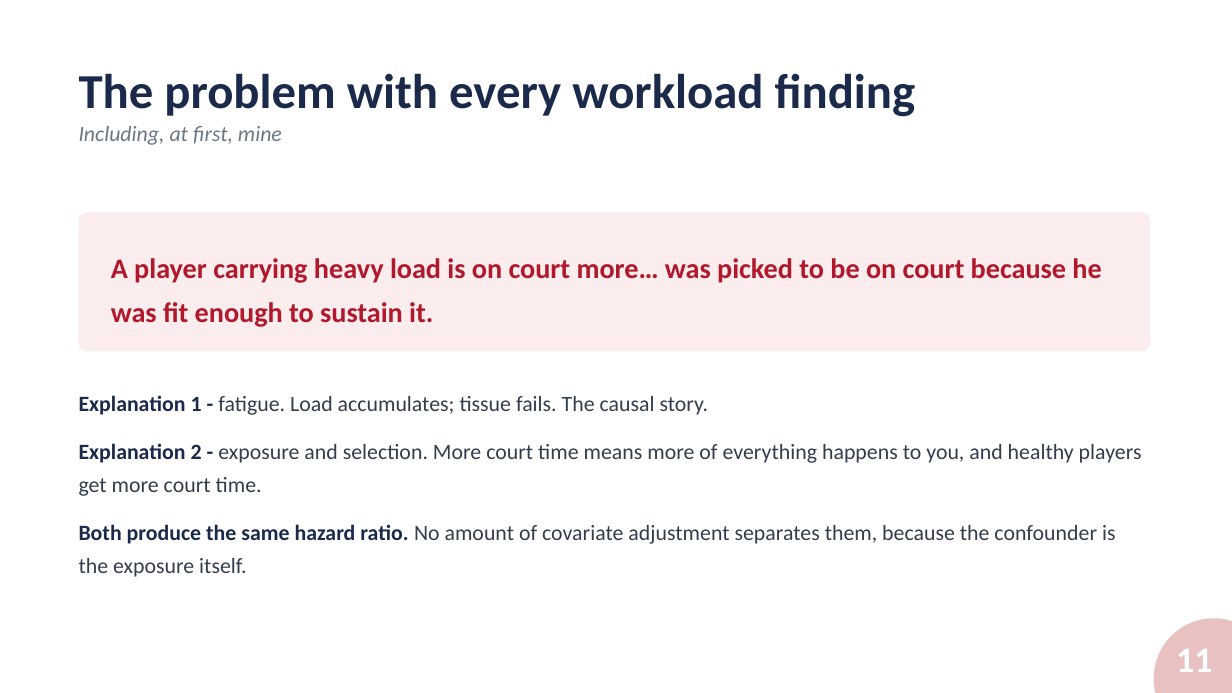
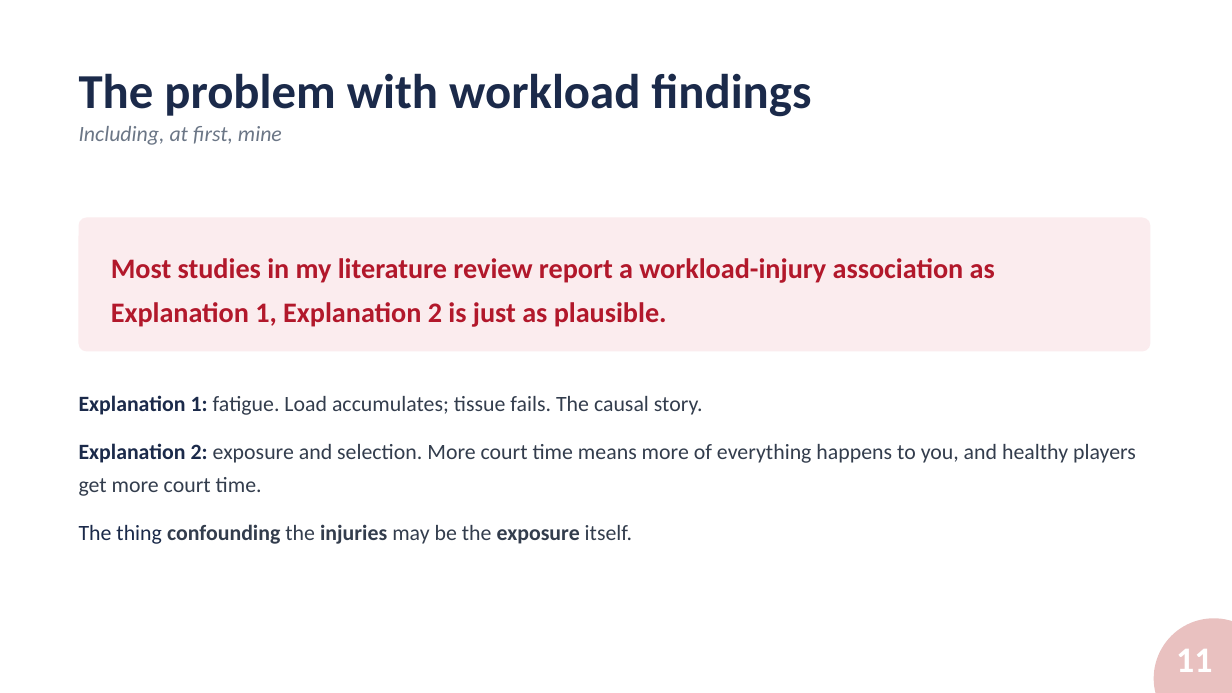
Before and after one commit to alexmartin360/Basketball-Workload-Injury-Risk-Profile, a slide deck: slide 11 of docs/SPB_Presentation_AlexMartin.pptx. Drawn at 1232x693 pixels with LibreOffice and Linux fonts; fonts in the diff are those of the drawing; background and template pictures are left out. Boxes give left, top, right and bottom in pixels: in the first picture for what was removed or moved away, otherwise in the second. Text is boxed around its words. In the diff, an @@ line names an element or a change of style, - is before the commit and + after.

```diff
--- a/docs/SPB_Presentation_AlexMartin.pptx
+++ b/docs/SPB_Presentation_AlexMartin.pptx
@@ text at [79,73,811,117]: text changed @@
-The problem with every workload finding
+The problem with workload findings
@@ rounded rectangle: place and size @@
-rounded rectangle at [79,213,1151,351]
+rounded rectangle at [79,217,1151,351]
@@ text at [111,258,995,327]: text changed @@
-A player carrying heavy load is on court more… was picked to be on court because he was fit enough to sustain it.
+Most studies in my literature review report a workload-injury association as Explanation 1, Explanation 2 is just as plausible.
@@ text at [79,395,1136,544]: text changed @@
-Explanation 1 - fatigue. Load accumulates; tissue fails. The causal story.
-Explanation 2 - exposure and selection. More court time means more of everything happens to you, and healthy players get more court time.
-Both produce the same hazard ratio. No amount of covariate adjustment separates them, because the confounder is the exposure itself.
+Explanation 1: fatigue. Load accumulates; tissue fails. The causal story.
+Explanation 2: exposure and selection. More court time means more of everything happens to you, and healthy players get more court time.
+The thing confounding the injuries may be the exposure itself.
```
Also in this commit, not shown: 18 other slides changed, 1 slide added, 2 slides removed, 1 other file.
